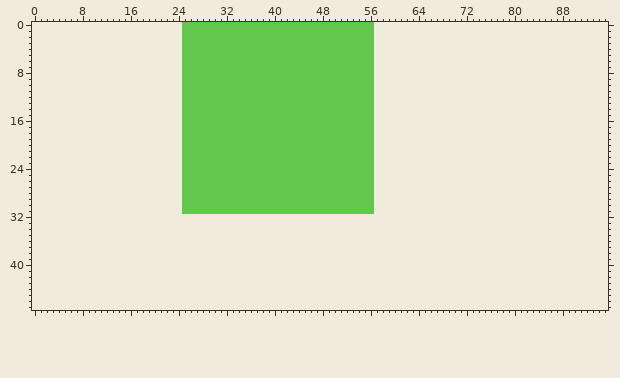
One commit to this pixel-art file: Tilemap/GroundAtlas.aseprite. Above, as it was before the edit.
32x32 pixels, 1 frame. The old version is drawn lined up with the new one, on the new canvas.
After:
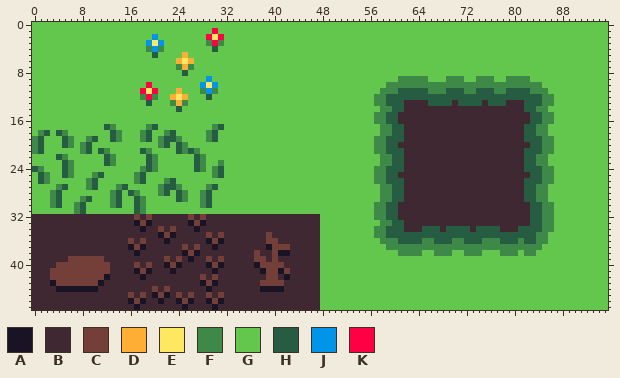
Palette (. is transparent): A #181425  B #3f2832  C #743f39  D #feae34  E #fee761  F #3e8948  G #63c74d  H #265c42  J #0095e9  K #ff0044
Edits made:
canvas 32x32 -> 96x48, the old top-left corner now at 25,0
Changed rows in their new state; - is an unchanged pixel.
first column x 0:
 0 GGGGGGGGGGGGGGGGGGGGGGGGG--------------------------------GGGGGGGGGGGGGGGGGGGGGGGGGGGGGGGGGGGGGGG
 1 GGGGGGGGGGGGGGGGGGGGGGGGG-----K--------------------------GGGGGGGGGGGGGGGGGGGGGGGGGGGGGGGGGGGGGGG
 2 GGGGGGGGGGGGGGGGGGGGJGGGG----KEK-------------------------GGGGGGGGGGGGGGGGGGGGGGGGGGGGGGGGGGGGGGG
 3 GGGGGGGGGGGGGGGGGGGJEJGGG----FKF-------------------------GGGGGGGGGGGGGGGGGGGGGGGGGGGGGGGGGGGGGGG
 4 GGGGGGGGGGGGGGGGGGGFJFGGG-----H--------------------------GGGGGGGGGGGGGGGGGGGGGGGGGGGGGGGGGGGGGGG
 5 GGGGGGGGGGGGGGGGGGGGHGGGGD-------------------------------GGGGGGGGGGGGGGGGGGGGGGGGGGGGGGGGGGGGGGG
 6 GGGGGGGGGGGGGGGGGGGGGGGGDED------------------------------GGGGGGGGGGGGGGGGGGGGGGGGGGGGGGGGGGGGGGG
 7 GGGGGGGGGGGGGGGGGGGGGGGGFDF------------------------------GGGGGGGGGGGGGGGGGGGGGGGGGGGGGGGGGGGGGGG
 8 GGGGGGGGGGGGGGGGGGGGGGGGGH-------------------------------GGGGGGGGGGGGGGGGGGGGGGGGGGGGGGGGGGGGGGG
 9 GGGGGGGGGGGGGGGGGGGGGGGGG----J---------------------------GGGGFFFFFGGGFFFGGFFFGGFFFFGGGGGGGGGGGGG
10 GGGGGGGGGGGGGGGGGGGKGGGGG---JEJ--------------------------GGFFFFFFFFFFFFFFFFFFFFFFFFFFGGGGGGGGGGG
11 GGGGGGGGGGGGGGGGGGKEKGGGD---FJF--------------------------GFFFHHHHHFFFHHHFFHHHFFHHHHFFFGGGGGGGGGG
12 GGGGGGGGGGGGGGGGGGFKFGGDED---H---------------------------FFHHHHHHHHHHHHHHHHHHHHHHHHHHFFGGGGGGGGG
13 GGGGGGGGGGGGGGGGGGGHGGGFDF-------------------------------FFHHHBBBBHHHHBHHHHBHHHBBBHHHFFGGGGGGGGG
14 GGGGGGGGGGGGGGGGGGGGGGGGH--------------------------------GFFHHBBBBBBBBBBBBBBBBBBBBHHFFGGGGGGGGGG
15 GGGGGGGGGGGGGGGGGGGGGGGGG--------------------------------FFHHBBBBBBBBBBBBBBBBBBBBBBHHFFGGGGGGGGG
16 GGGGGGGGGGGGGGGGGGGGGGGGG--------------------------------FFHHBBBBBBBBBBBBBBBBBBBBBBHHFFGGGGGGGGG
17 GGGGGGGGGGGGHFGGGGGFHGGGG-----FH-------------------------GFFHHBBBBBBBBBBBBBBBBBBBBHHFFGGGGGGGGGG
18 GFHGHFGGGGGGGHFGGGFHGGFHG----FH--------------------------GFFHHBBBBBBBBBBBBBBBBBBBBHHFFGGGGGGGGGG
19 FHGGGHFGGFHGGHFGGGFHGFHHF----FH--------------------------FFHHHBBBBBBBBBBBBBBBBBBBBHHHFFGGGGGGGGG
20 FHGGGHFGFHGGGGGGGGGGGFHGHF-------------------------------FFHHBBBBBBBBBBBBBBBBBBBBBBHHFFGGGGGGGGG
21 FHGGGGGGFHGHFGGGGGHFGGGGHFHF-----------------------------FFHHHBBBBBBBBBBBBBBBBBBBBHHHFFGGGGGGGGG
22 GGGGHFGGGGGGHFGGGGGHFGGGG--HF----------------------------GFFHHBBBBBBBBBBBBBBBBBBBBHHFFGGGGGGGGGG
23 GGGGGHFGGGGGHFGGGGGHFGGGG--HF--F-------------------------GFFHHBBBBBBBBBBBBBBBBBBBBHHFFGGGGGGGGGG
24 HFGGGHFGGGGGGGGGGGFHFGGGG--HF-FH-------------------------FFHHHBBBBBBBBBBBBBBBBBBBBHHHFFGGGGGGGGG
25 GHFGGHFGGGFHGGGGGFHGGGGGG-----FH-------------------------FFHHBBBBBBBBBBBBBBBBBBBBBBHHFFGGGGGGGGG
26 GHFGGGGGGFHGGGGGGFHGGGFHG--------------------------------FFHHHBBBBBBBBBBBBBBBBBBBBHHHFFGGGGGGGGG
27 GGGGFHGGGFHGGGFHGGGGGFHHF----FH--------------------------GFFHHBBBBBBBBBBBBBBBBBBBBHHFFGGGGGGGGGG
28 GGGFHGGGGGGGGFHGHFGGGFHGHF--FH---------------------------GFFHHBBBBBBBBBBBBBBBBBBBBHHFFGGGGGGGGGG
29 GGGFHGGGFHGGGFHGGHFGGGGGHF--FH---------------------------GFFHHBBBBBBBBBBBBBBBBBBBBHHFFGGGGGGGGGG
30 GGGFHGGFHGGGGFHGGHFGGGGGG---FH---------------------------FFHHBBBBBBBBBBBBBBBBBBBBBBHHFFGGGGGGGGG
31 GGGGGGGFHGGGGGGGGHFGGGGGG--------------------------------FFHHBBBBBBBBBBBBBBBBBBBBBBHHFFGGGGGGGGG
32 BBBBBBBBBBBBBBBBBCBCBBBBBBCBCBBBBBBBBBBBBBBBBBBBGGGGGGGGGFFHHBBBBBBBBBBBBBBBBBBBBBBHHFFGGGGGGGGG
33 BBBBBBBBBBBBBBBBBACABBBBBBACABBBBBBBBBBBBBBBBBBBGGGGGGGGGGFFHHBBBBBBBBBBBBBBBBBBBBBHHFFGGGGGGGGG
34 BBBBBBBBBBBBBBBBBBABBCBCBBBABBBBBBBBBBBBBBBBBBBBGGGGGGGGGFFHHHBBBHHHBHHHHBHHHHBBBHHHHFFGGGGGGGGG
35 BBBBBBBBBBBBBBBBBBBBBACABBBBBCBCBBBBBBBCBBBBBBBBGGGGGGGGGFFHHHHHHHHHHHHHHHHHHHHHHHHHFFGGGGGGGGGG
36 BBBBBBBBBBBBBBBBCBCBBBABBBBBBACABBBBBBBCCBBBBBBBGGGGGGGGGGFFFHHHHFFHHHFFHHHFFFHHHFHHFFGGGGGGGGGG
37 BBBBBBBBBBBBBBBBACABBBBBBCBCBBABBBBBBBBACCCBBBBBGGGGGGGGGGGFFFFFFFFFFFFFFFFFFFFFFFFFFGGGGGGGGGGG
38 BBBBBBBBBBBBBBBBBABBBBBBBACABBBBBBBBBCBBCAABBBBBGGGGGGGGGGGGGFFFFGGFFFGGFFFGGGFFFGFFGGGGGGGGGGGG
39 BBBBBBCCCCCCBBBBBBBBBBCBCBABBCBCBBBBBCCBCBBBBBBBGGGGGGGGGGGGGGGGGGGGGGGGGGGGGGGGGGGGGGGGGGGGGGGG
40 BBBBCCCCCCCCCBBBBCBCBBACABBBBACABBBBBACCCCBBBBBBGGGGGGGGGGGGGGGGGGGGGGGGGGGGGGGGGGGGGGGGGGGGGGGG
41 BBBCCCCCCCCCCBBBBACABBBABBBBBBABBBBBBBACCACBBBBBGGGGGGGGGGGGGGGGGGGGGGGGGGGGGGGGGGGGGGGGGGGGGGGG
42 BBBCCCCCCCCCABBBBBABBBBBBBBBCBCBBBBBBBBCCBABBBBBGGGGGGGGGGGGGGGGGGGGGGGGGGGGGGGGGGGGGGGGGGGGGGGG
43 BBBACCCCCCCABBBBBBBBBBBBBBBBACABBBBBBBCCCCBBBBBBGGGGGGGGGGGGGGGGGGGGGGGGGGGGGGGGGGGGGGGGGGGGGGGG
44 BBBBAAAAAAABBBBBBBBBCBCBBBBBBABBBBBBBBAAAABBBBBBGGGGGGGGGGGGGGGGGGGGGGGGGGGGGGGGGGGGGGGGGGGGGGGG
45 BBBBBBBBBBBBBBBBCBCBACABCBCBBCBCBBBBBBBBBBBBBBBBGGGGGGGGGGGGGGGGGGGGGGGGGGGGGGGGGGGGGGGGGGGGGGGG
46 BBBBBBBBBBBBBBBBACABBABBACABBACABBBBBBBBBBBBBBBBGGGGGGGGGGGGGGGGGGGGGGGGGGGGGGGGGGGGGGGGGGGGGGGG
47 BBBBBBBBBBBBBBBBBABBBBBBBABBBBABBBBBBBBBBBBBBBBBGGGGGGGGGGGGGGGGGGGGGGGGGGGGGGGGGGGGGGGGGGGGGGGG
